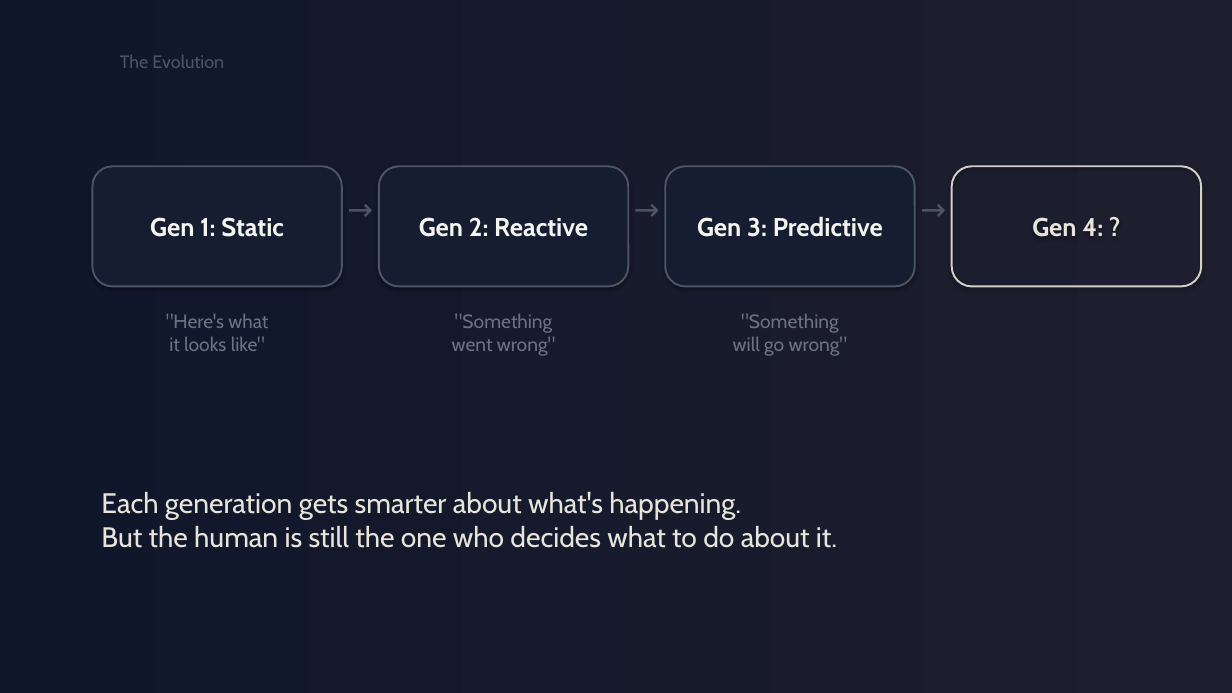
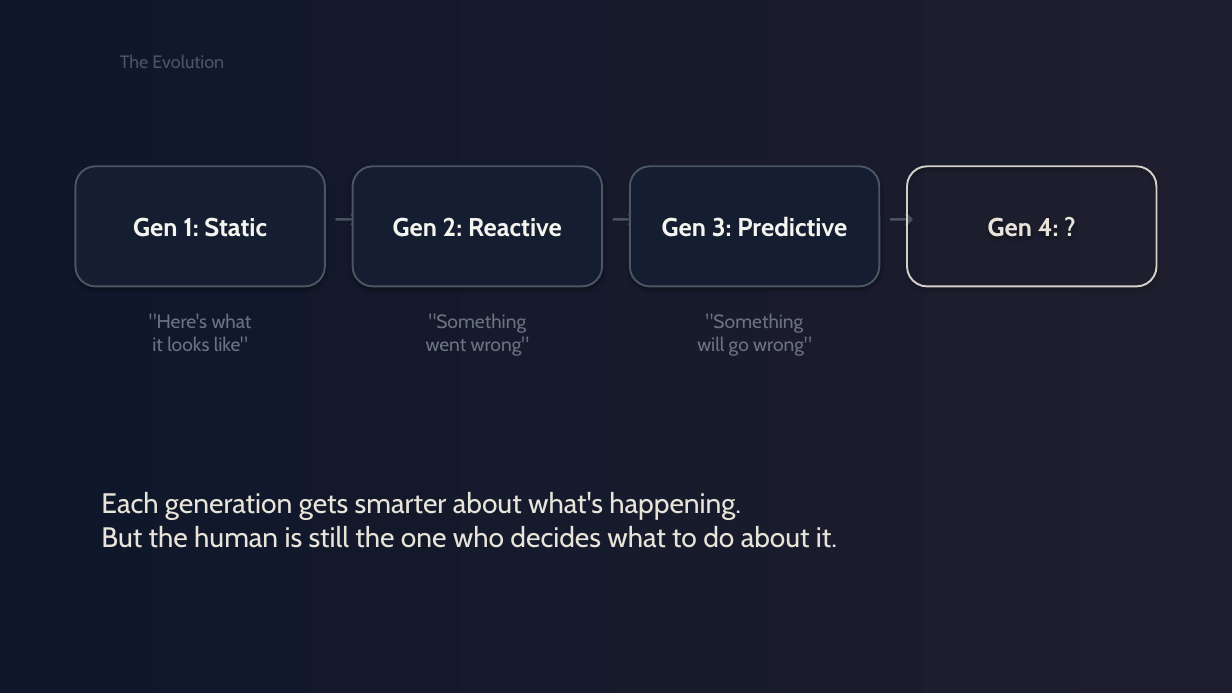
Before and after one commit to Anthony50102/MicroUSPresentation, a slide deck: slide 4 of presentation/presentation-v4-gradient-noir.pptx (slide 5 before the commit). Drawn at 1232x693 pixels with LibreOffice and Linux fonts; fonts in the diff are those of the drawing. Boxes give left, top, right and bottom in pixels: in the first picture for what was removed or moved away, otherwise in the second. Text is boxed around its words. In the diff, an @@ line names an element or a change of style, - is before the commit and + after.

```diff
--- a/presentation/presentation-v4-gradient-noir.pptx
+++ b/presentation/presentation-v4-gradient-noir.pptx
@@ rounded rectangle "Gen 1: Static": place and size @@
-rounded rectangle "Gen 1: Static" at bbox=[92, 166, 342, 287]
+rounded rectangle "Gen 1: Static" at bbox=[76, 166, 325, 287]
@@ rounded rectangle "Gen 2: Reactive": place and size @@
-rounded rectangle "Gen 2: Reactive" at bbox=[379, 166, 628, 287]
+rounded rectangle "Gen 2: Reactive" at bbox=[353, 166, 603, 287]
@@ rounded rectangle "Gen 3: Predictive": place and size @@
-rounded rectangle "Gen 3: Predictive" at bbox=[665, 166, 915, 287]
+rounded rectangle "Gen 3: Predictive" at bbox=[630, 166, 880, 287]
@@ rounded rectangle "Gen 4: ?": place and size @@
-rounded rectangle "Gen 4: ?" at bbox=[952, 166, 1202, 287]
+rounded rectangle "Gen 4: ?" at bbox=[908, 166, 1157, 287]
@@ text "→" rewrapped from bbox=[333, 185, 388, 259] to bbox=[325, 194, 353, 287] @@
@@ text "→" rewrapped from bbox=[619, 185, 675, 259] to bbox=[603, 194, 630, 287] @@
@@ text "→" rewrapped from bbox=[906, 185, 961, 259] to bbox=[880, 194, 908, 287] @@
@@ text ""Here's what it looks like"": place and size @@
-text ""Here's what it looks like"" at bbox=[166, 314, 268, 351]
+text ""Here's what it looks like"" at bbox=[149, 314, 252, 351]
@@ text ""Something went wrong"": place and size @@
-text ""Something went wrong"" at bbox=[452, 314, 556, 356]
+text ""Something went wrong"" at bbox=[426, 314, 530, 356]
@@ text ""Something will go wrong"": place and size @@
-text ""Something will go wrong"" at bbox=[733, 314, 848, 356]
+text ""Something will go wrong"" at bbox=[697, 314, 812, 356]
```
Also in this commit, not shown: 12 other slides changed, 3 other files.
